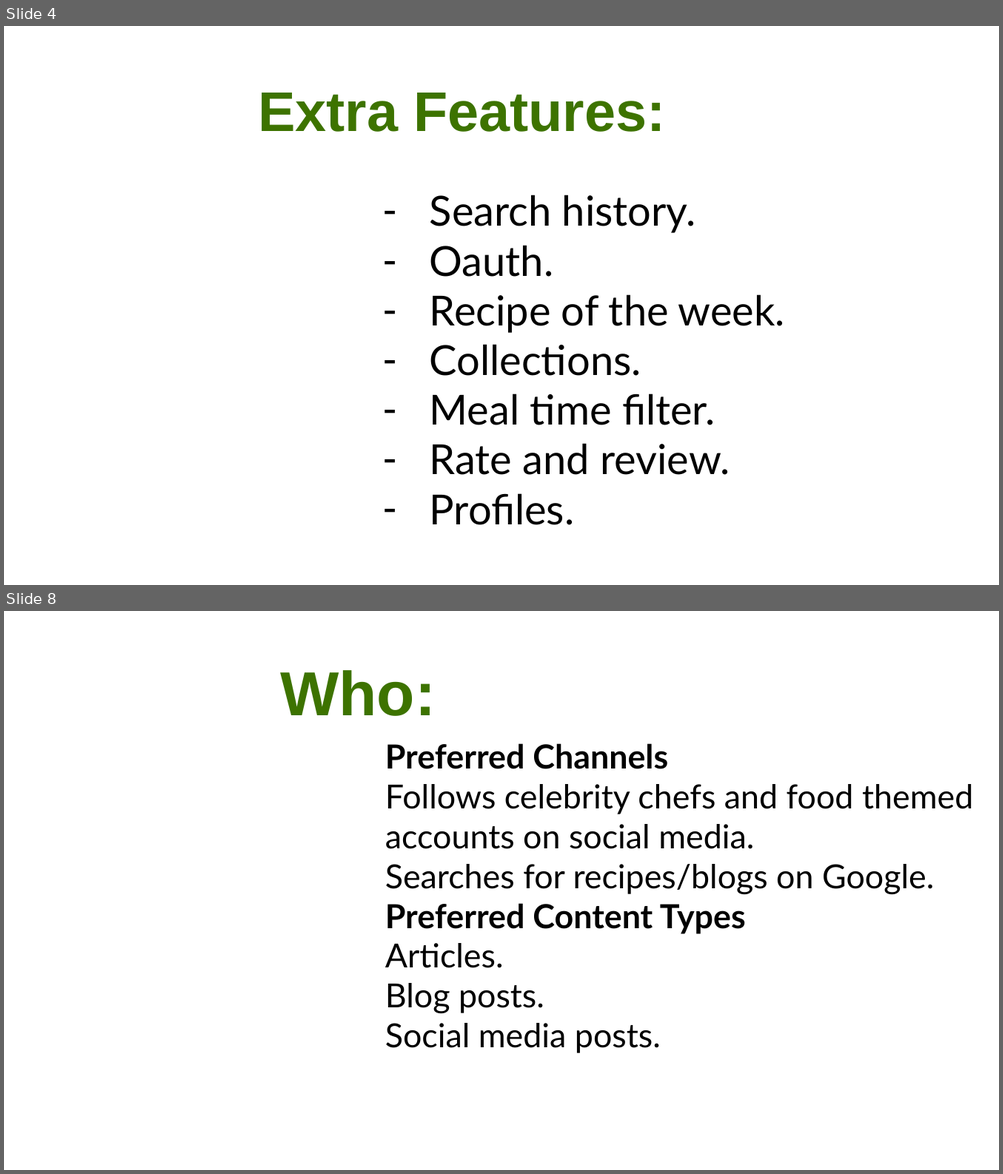
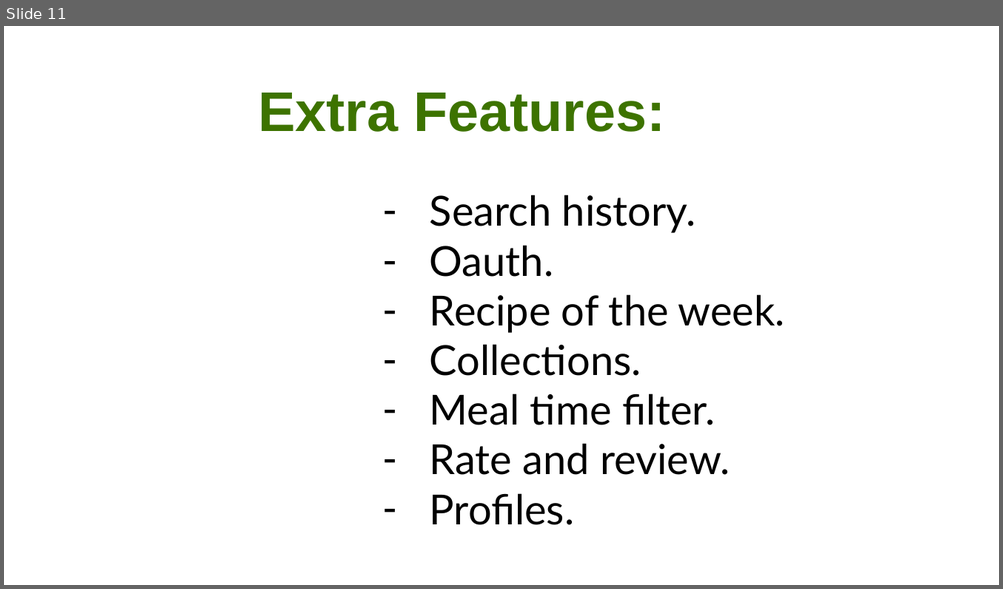
Before and after one commit to CA-MERN/MERN-Part-A-Docs, a slide deck: Presentation1.pptx. Shown one above the other, each under a label of ours: slides 4 and 8 before the commit, slide 11 after it; the slides between them are not shown. The pictures are 1003x1174 and 1003x589 pixels, drawn with LibreOffice and Linux fonts; fonts in the diff are those of the drawing; background and template pictures are left out. Boxes give left, top, right and bottom in pixels: in the first picture for what was removed or moved away, otherwise in the second. Text is boxed around its words. In the diff, an @@ line names an element or a change of style, - is before the commit and + after.

```diff
--- a/Presentation1.pptx
+++ b/Presentation1.pptx
@@ slide 8 removed at bbox=[4, 611, 999, 1170], background picture (left out) @@
@@ title removed at bbox=[280, 670, 435, 716] @@
-Who:
@@ text removed at bbox=[385, 743, 973, 1054] @@
-Preferred Channels
-Follows celebrity chefs and food themed
-accounts on social media.
-Searches for recipes/blogs on Google.
-Preferred Content Types
-Articles.
-Blog posts.
-Social media posts.
@@ what was slide 4 is now slide 11 @@
```
Also in this commit, not shown: 3 slides changed, 12 slides added, 7 other slides removed.
